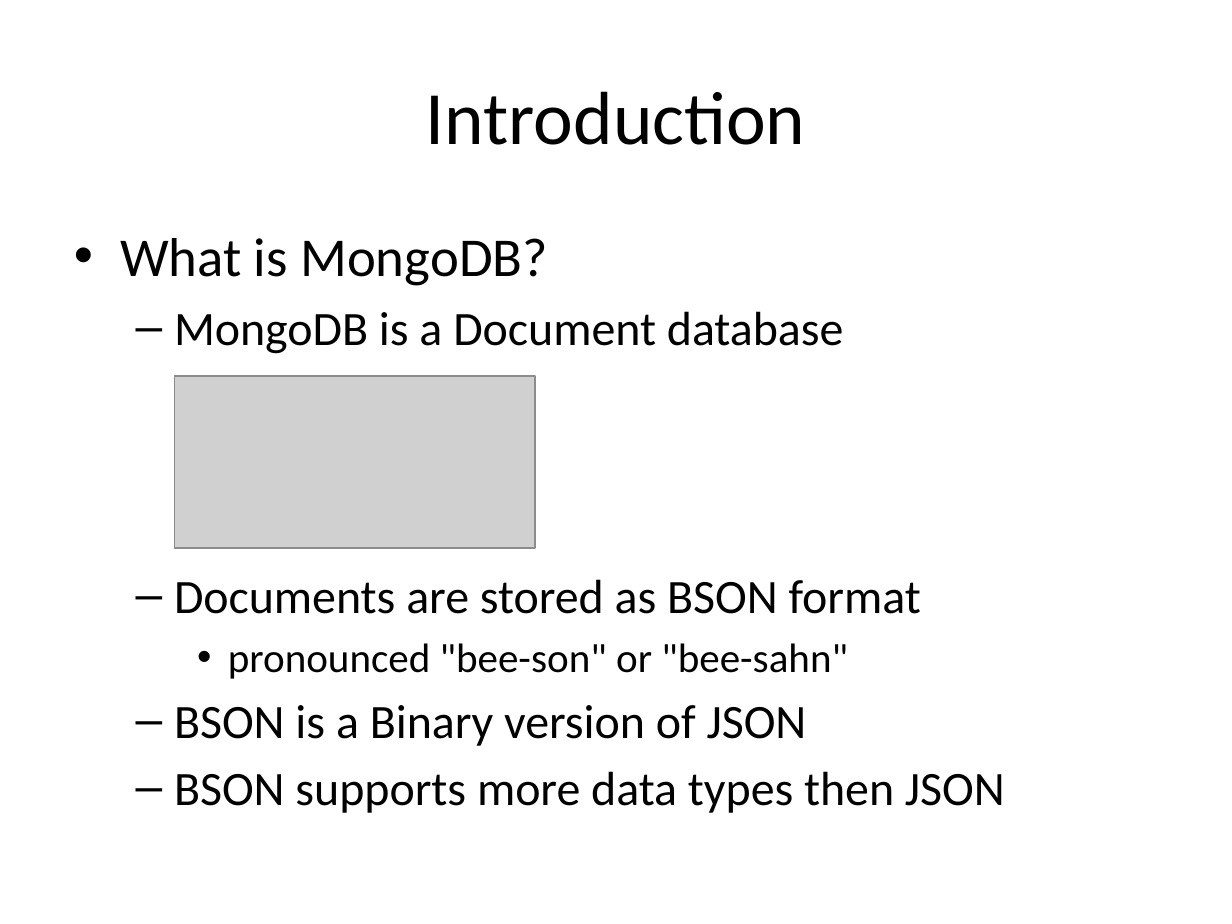
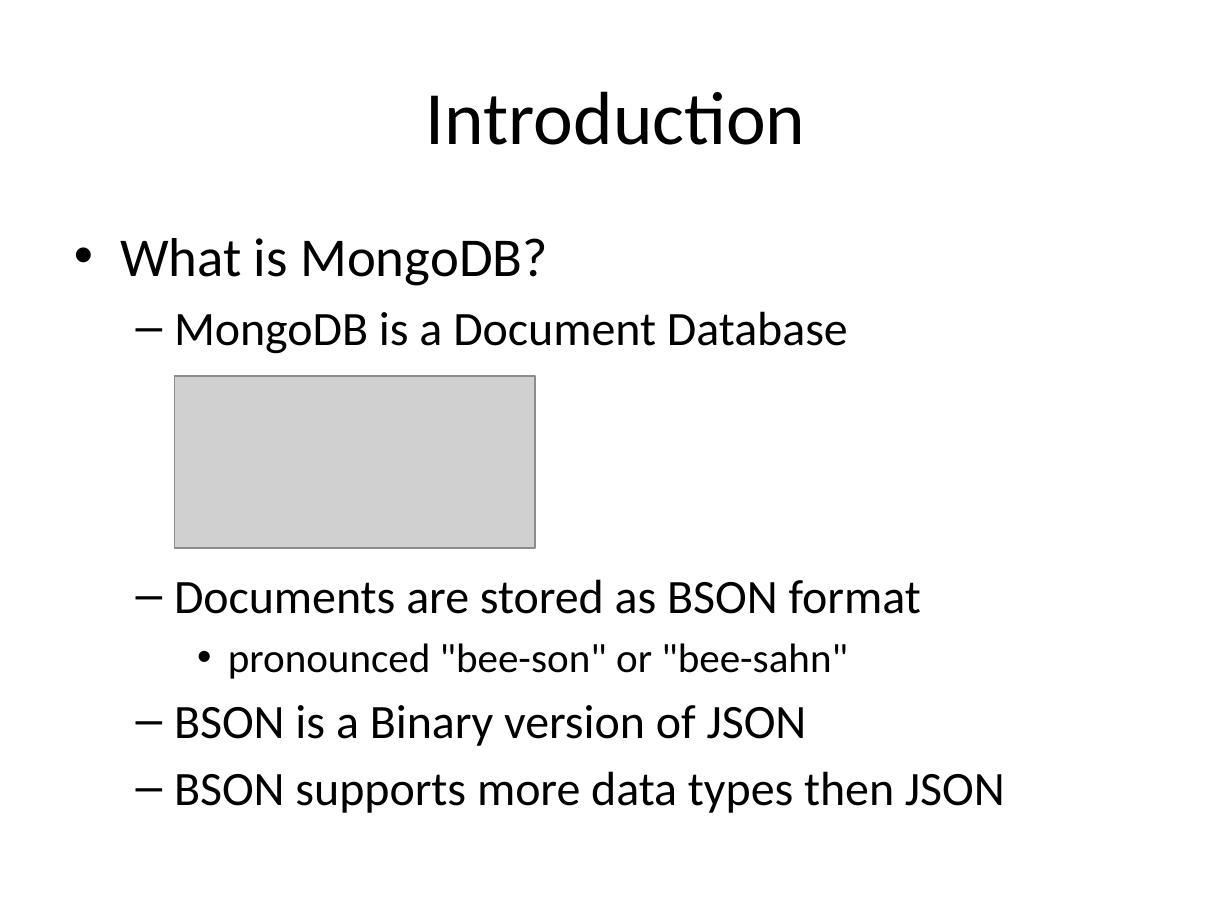
Before and after one commit to UUDeCART/NoSQL, a slide deck: slide 3 of MongoDB_Intro.pptx. Drawn at 1232x924 pixels with LibreOffice and Linux fonts; fonts in the diff are those of the drawing; grey boxes stand for pictures. Boxes give left, top, right and bottom in pixels: in the first picture for what was removed or moved away, otherwise in the second. Text is boxed around its words. In the diff, an @@ line names an element or a change of style, - is before the commit and + after.

Commit message:
Revised MongoDB Intro Files

```diff
--- a/MongoDB_Intro.pptx
+++ b/MongoDB_Intro.pptx
@@ text at (174, 311, 848, 354): text changed @@
-  – MongoDB is a Document database
+  – MongoDB is a Document Database
```
Also in this commit, not shown: 3 other slides changed, 1 slide added, 3 other files.
